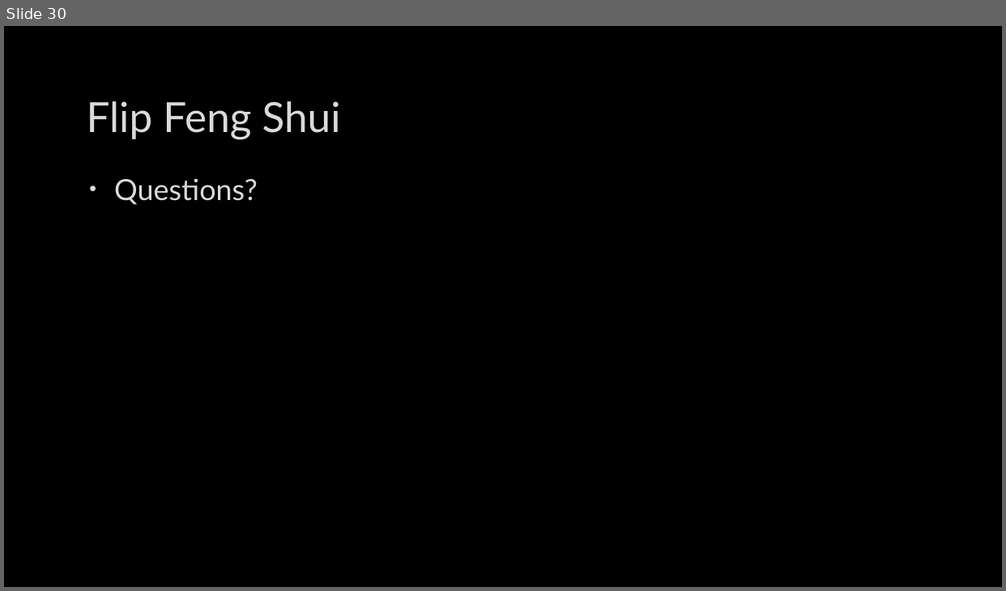
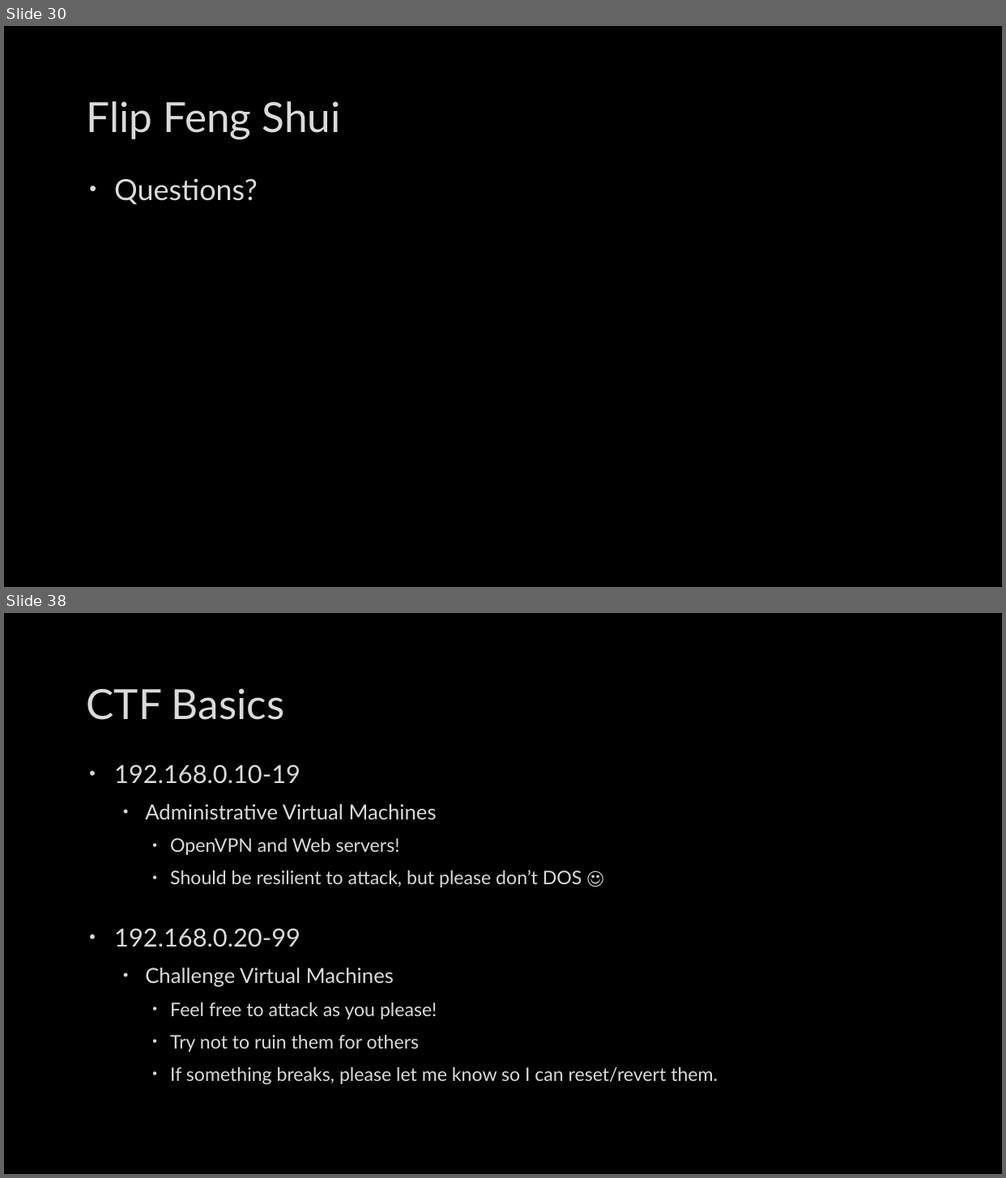
Before and after one commit to mbaccia514/SIG-Security, a slide deck: meetings/2016-10-04/2016-10-04.pptx. Shown one above the other, each under a label of ours: slide 30 before the commit, slides 30 and 38 after it; the slides between them are not shown. The pictures are 1006x591 and 1006x1178 pixels, drawn with LibreOffice and Linux fonts; fonts in the diff are those of the drawing; background and template pictures are left out. Boxes give left, top, right and bottom in pixels: in the first picture for what was removed or moved away, otherwise in the second. Text is boxed around its words. In the diff, an @@ line names an element or a change of style, - is before the commit and + after.

```diff
--- a/meetings/2016-10-04/2016-10-04.pptx
+++ b/meetings/2016-10-04/2016-10-04.pptx
@@ slide 38 added at (x1=4, y1=613, x2=1002, y2=1174), background picture (left out) @@
@@ title added at (x1=87, y1=688, x2=284, y2=720), 40 pt, text #DADADA @@
+CTF Basics
@@ text added at (x1=114, y1=764, x2=718, y2=1085), 18 pt, text #DADADA @@
+• 192.168.0.10-19
+  • Administrative Virtual Machines
+    • OpenVPN and Web servers!
+    • Should be resilient to attack, but please don’t DOS ☺
+• 192.168.0.20-99
+  • Challenge Virtual Machines
+    • Feel free to attack as you please!
+    • Try not to ruin them for others
+    • If something breaks, please let me know so I can reset/revert them.
```
Also in this commit, not shown: 1 slide changed, 9 other slides added.
